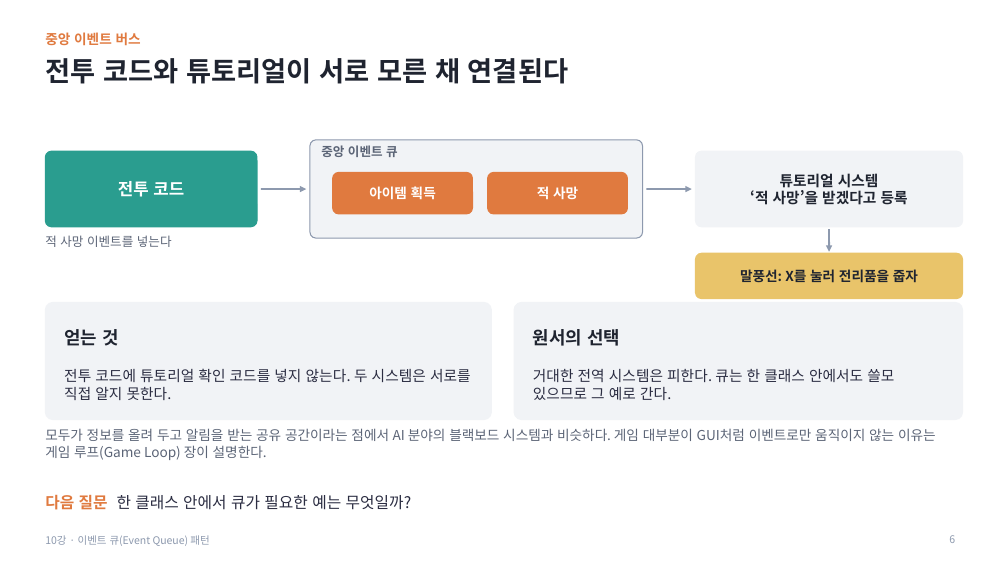
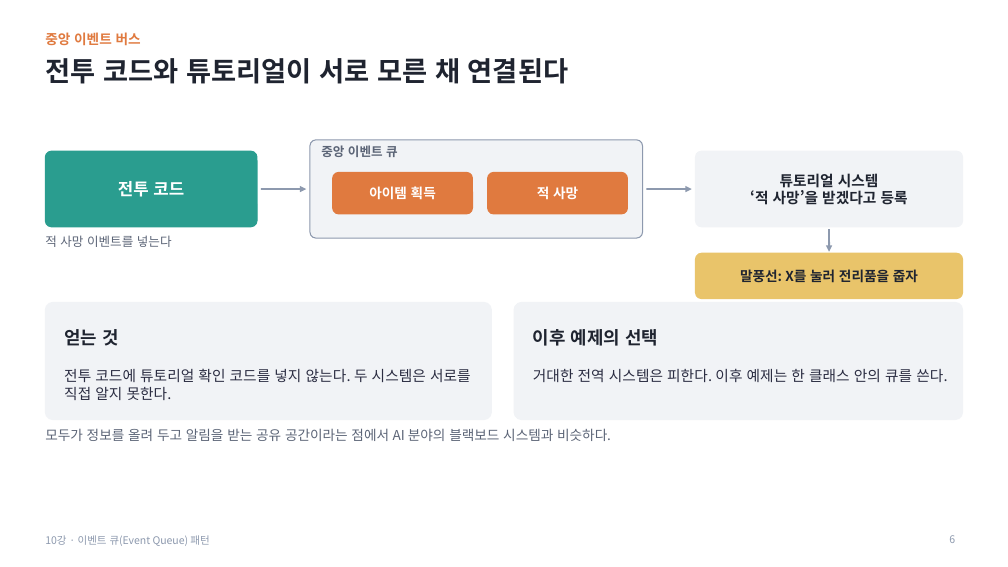
Before and after one commit to Meerkat-GMD/MiniTactics_Student, a slide deck: slide 6 of MiniTactics_Student_Lesson10/10차시_이벤트_큐_패턴_수업자료.pptx. Drawn at 1008x567 pixels with LibreOffice and Linux fonts; fonts in the diff are those of the drawing. Boxes give left, top, right and bottom in pixels: in the first picture for what was removed or moved away, otherwise in the second. Text is boxed around its words. In the diff, an @@ line names an element or a change of style, - is before the commit and + after.

```diff
--- a/MiniTactics_Student_Lesson10/10차시_이벤트_큐_패턴_수업자료.pptx
+++ b/MiniTactics_Student_Lesson10/10차시_이벤트_큐_패턴_수업자료.pptx
@@ text at box(533, 329, 658, 346): text changed @@
-원서의 선택
+이후 예제의 선택
@@ text at box(533, 368, 948, 382): text changed @@
-거대한 전역 시스템은 피한다. 큐는 한 클래스 안에서도 쓸모 있으므로 그 예로 간다.
+거대한 전역 시스템은 피한다. 이후 예제는 한 클래스 안의 큐를 쓴다.
@@ text at box(45, 428, 611, 441): text changed @@
-모두가 정보를 올려 두고 알림을 받는 공유 공간이라는 점에서 AI 분야의 블랙보드 시스템과 비슷하다. 게임 대부분이 GUI처럼 이벤트로만 움직이지 않는 이유는 게임 루프(Game Loop) 장이 설명한다.
+모두가 정보를 올려 두고 알림을 받는 공유 공간이라는 점에서 AI 분야의 블랙보드 시스템과 비슷하다.
@@ text removed at box(45, 495, 412, 510) @@
-다음 질문 한 클래스 안에서 큐가 필요한 예는 무엇일까?
```
Also in this commit, not shown: 34 other slides changed, 11 other files.
